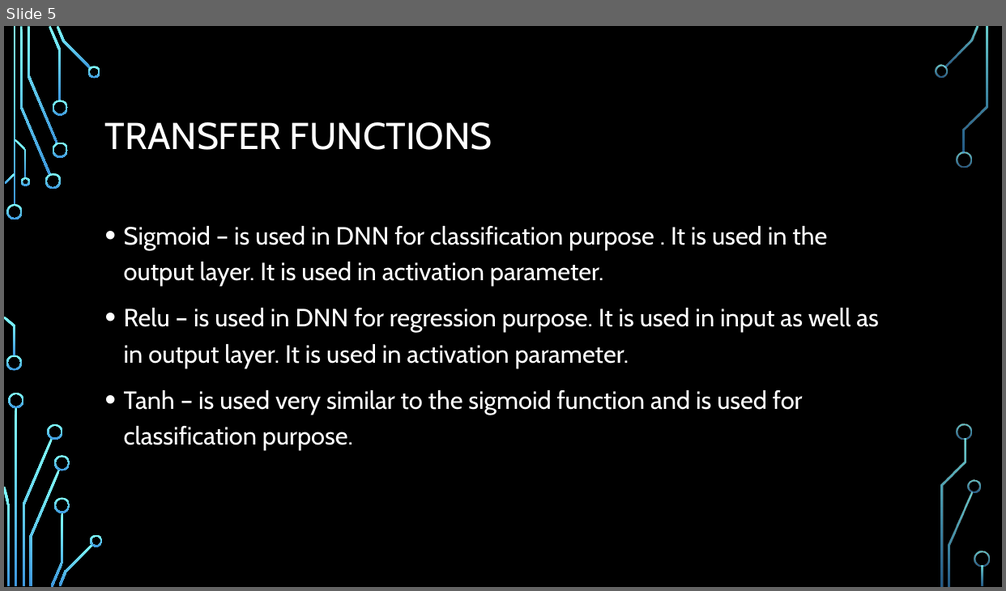
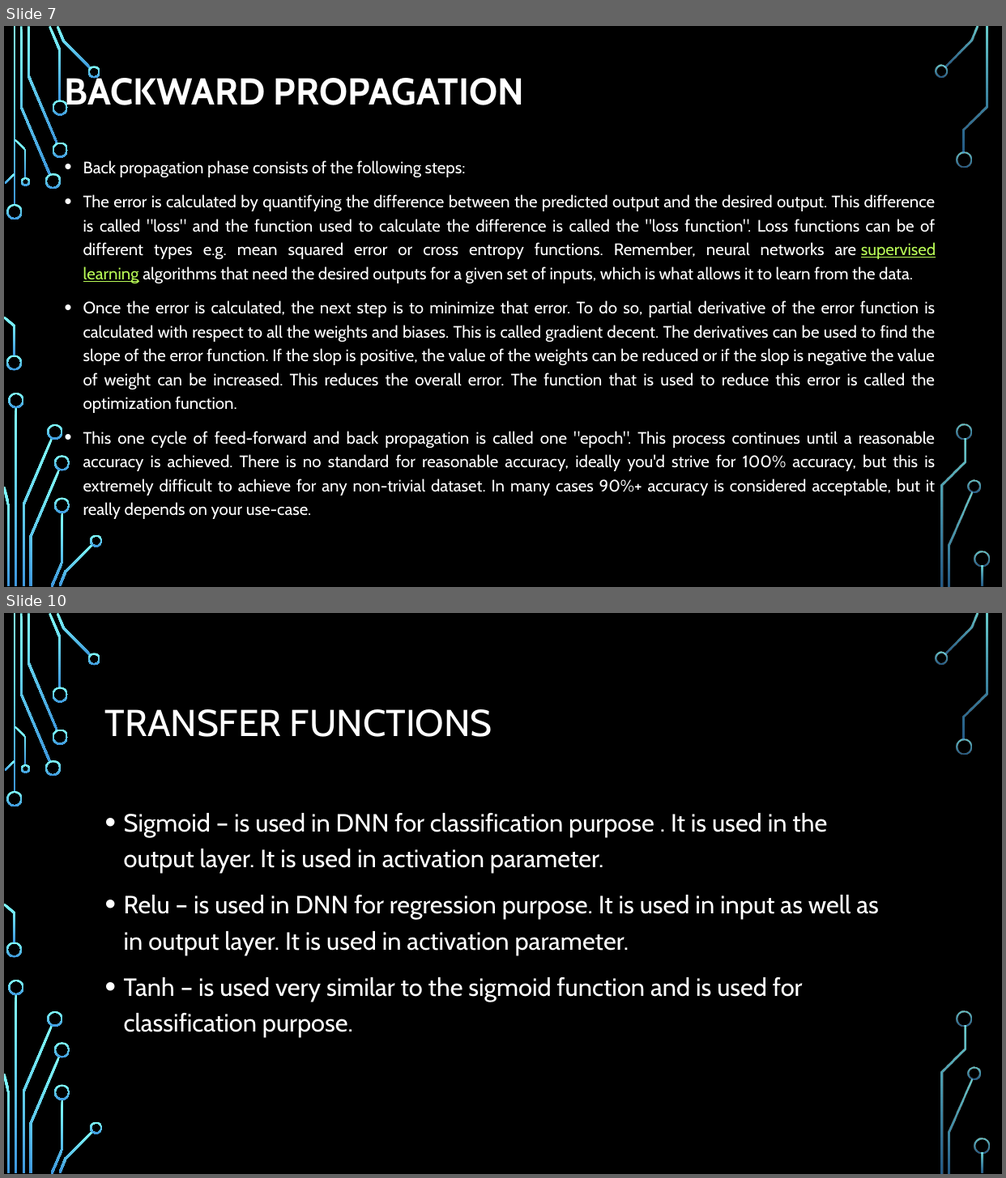
Before and after one commit to ENG19CS0023-AKSHAY/Deep-learning, a slide deck: ENG19CS0023(Akshay V R)(DL assignment 2).pptx. Shown one above the other, each under a label of ours: slide 5 before the commit, slides 7 and 10 after it; the slides between them are not shown. The pictures are 1006x591 and 1006x1178 pixels, drawn with LibreOffice and Linux fonts; fonts in the diff are those of the drawing; background and template pictures are left out. Boxes give left, top, right and bottom in pixels: in the first picture for what was removed or moved away, otherwise in the second. Text is boxed around its words. In the diff, an @@ line names an element or a change of style, - is before the commit and + after.

```diff
--- a/ENG19CS0023(Akshay V R)(DL assignment 2).pptx
+++ b/ENG19CS0023(Akshay V R)(DL assignment 2).pptx
@@ slide 7 added at (4,26,1002,587), background picture (left out); not listed: 36 template elements that a slide beside it also shows @@
@@ title added at (65,72,524,113), 36 pt, text #FFFFFF, bold @@
+BACKWARD PROPAGATION
@@ text added at (83,160,936,519), 16 pt, text #FFFFFF @@
+• Back propagation phase consists of the following steps:
+• The error is calculated by quantifying the difference between the predicted output and the desired output. This difference is called "loss" and the function used to calculate the difference is called the "loss function". Loss functions can be of different types e.g. mean squared error or cross entropy functions. Remember, neural networks are supervised learning algorithms that need the desired outputs for a given set of inputs, which is what allows it to learn from the data.
+• Once the error is calculated, the next step is to minimize that error. To do so, partial derivative of the error function is calculated with respect to all the weights and biases. This is called gradient decent. The derivatives can be used to find the slope of the error function. If the slop is positive, the value of the weights can be reduced or if the slop is negative the value of weight can be increased. This reduces the overall error. The function that is used to reduce this error is called the optimization function.
+• This one cycle of feed-forward and back propagation is called one "epoch". This process continues until a reasonable accuracy is achieved. There is no standard for reasonable accuracy, ideally you'd strive for 100% accuracy, but this is extremely difficult to achieve for any non-trivial dataset. In many cases 90%+ accuracy is considered acceptable, but it really depends on your use-case.
@@ what was slide 5 is now slide 10 @@
```
Also in this commit, not shown: 9 other slides added.
